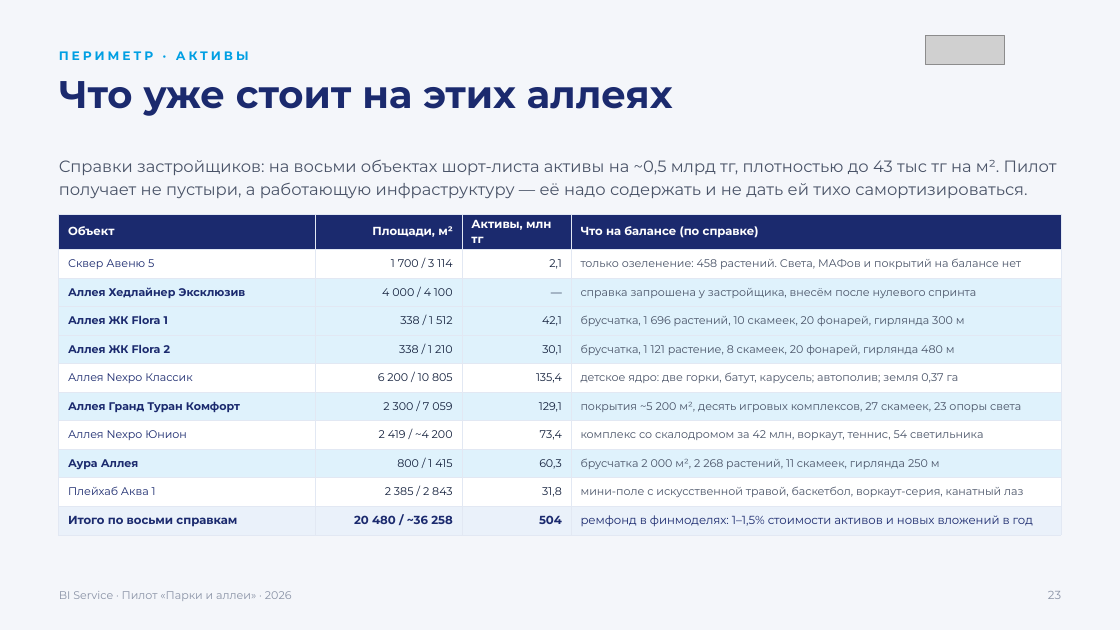
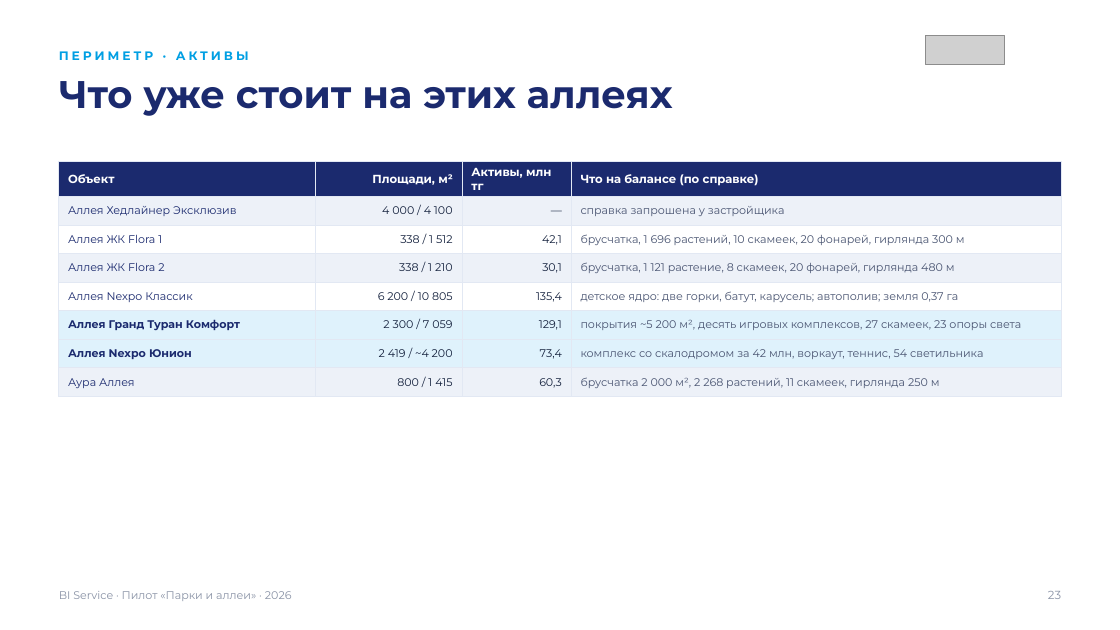
Before and after one commit to jprashkevich/bi-korshiler, a slide deck: slide 11 of docs/research/BIG-Life-park-pilot.pptx (slide 24 before the commit). Drawn at 1120x630 pixels with LibreOffice and Linux fonts; fonts in the diff are those of the drawing; grey boxes stand for pictures. Boxes give left, top, right and bottom in pixels: in the first picture for what was removed or moved away, otherwise in the second. Text is boxed around its words. In the diff, an @@ line names an element or a change of style, - is before the commit and + after.

```diff
--- a/docs/research/BIG-Life-park-pilot.pptx
+++ b/docs/research/BIG-Life-park-pilot.pptx
@@ background #F4F6FA to #FFFFFF @@
@@ table at (x1=59, y1=161, x2=1061, y2=397) @@
-row 2: Сквер Авеню 5 | 1 700 / 3 114 | 2,1 | только озеленение: 458 растений. Света, МАФов и покрытий на балансе нет
-row 3: Аллея Хедлайнер Эксклюзив | 4 000 / 4 100 | — | справка запрошена у застройщика, внесём после нулевого спринта
+row 2: Аллея Хедлайнер Эксклюзив | 4 000 / 4 100 | — | справка запрошена у застройщика
-row 10: Плейхаб Аква 1 | 2 385 / 2 843 | 31,8 | мини-поле с искусственной травой, баскетбол, воркаут-серия, канатный лаз
-row 11: Итого по восьми справкам | 20 480 / ~36 258 | 504 | ремфонд в финмоделях: 1–1,5% стоимости активов и новых вложений в год
@@ table resized from (x1=59, y1=214, x2=1061, y2=531) to (x1=59, y1=161, x2=1061, y2=397) @@
@@ text removed at (x1=59, y1=160, x2=1057, y2=198) @@
-Справки застройщиков: на восьми объектах шорт-листа активы на ~0,5 млрд тг, плотностью до 43 тыс тг на м². Пилот получает не пустыри, а работающую инфраструктуру — её надо содержать и не дать ей тихо самортизироваться.
```
Also in this commit, not shown: 17 other slides changed, 2 slides added, 15 slides removed, 1 other file.
